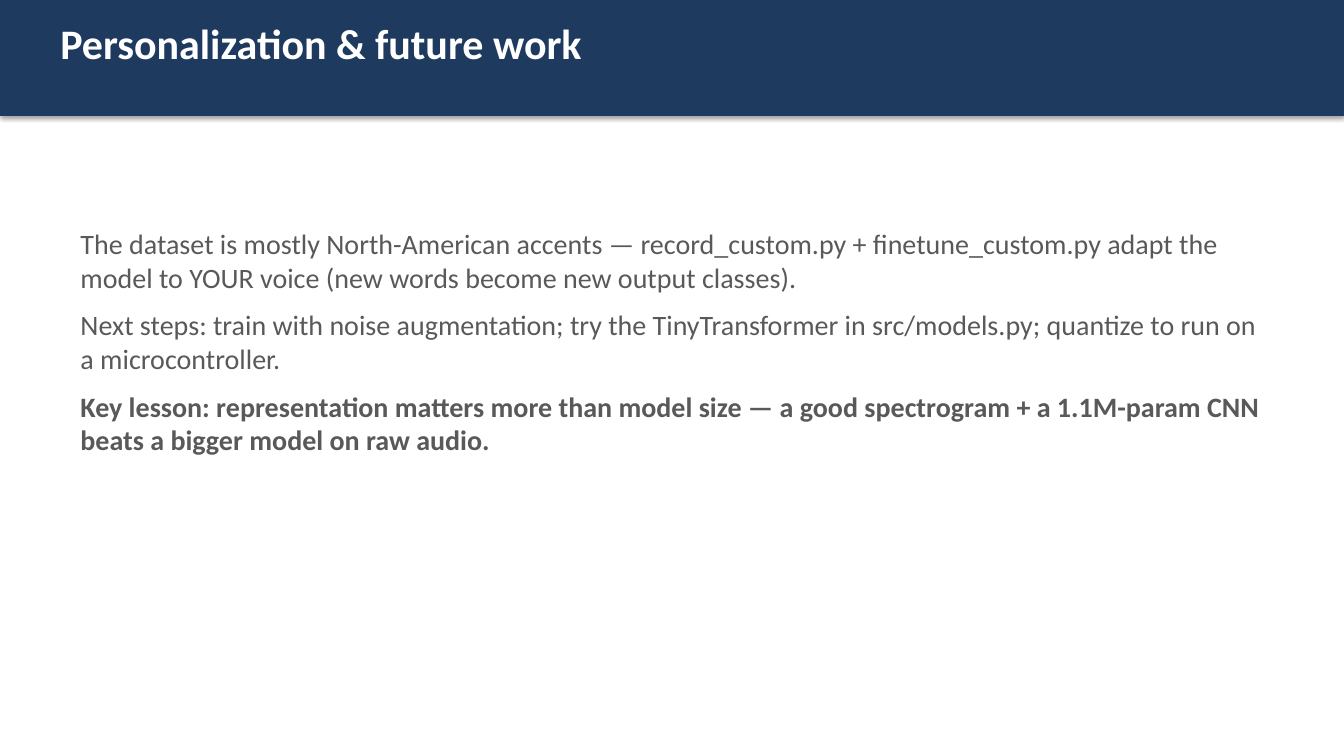
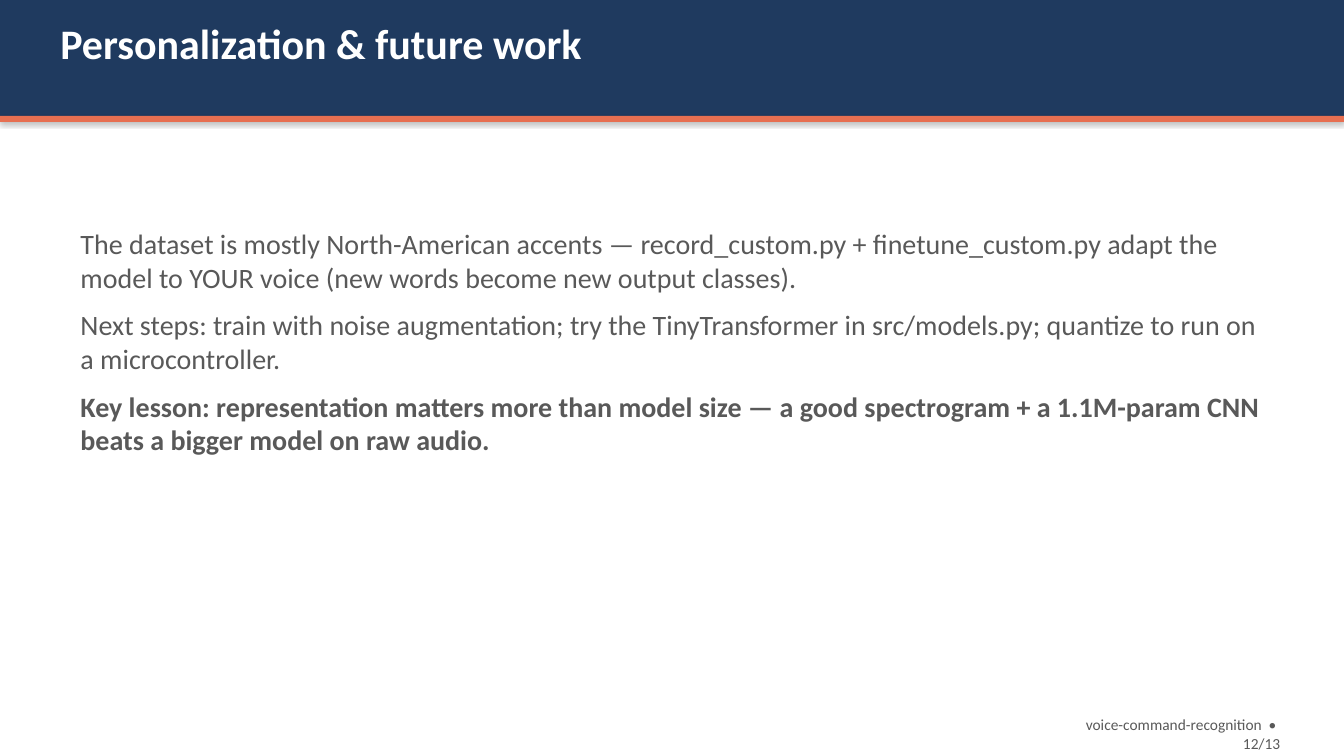
Before and after one commit to idityaGE/voice-command-recognition, a slide deck: slide 12 of presentation/voice_command_recognition.pptx. Drawn at 1344x756 pixels with LibreOffice and Linux fonts; fonts in the diff are those of the drawing. Boxes give left, top, right and bottom in pixels: in the first picture for what was removed or moved away, otherwise in the second. Text is boxed around its words. In the diff, an @@ line names an element or a change of style, - is before the commit and + after.

```diff
--- a/presentation/voice_command_recognition.pptx
+++ b/presentation/voice_command_recognition.pptx
@@ rectangle added at (x1=0, y1=116, x2=1344, y2=122), fill #E76F51 @@
@@ text added at (x1=1086, y1=719, x2=1280, y2=750), 11 pt, text #595959 @@
+voice-command-recognition • 12/13
```
Also in this commit, not shown: 12 other slides changed, 6 other files.
